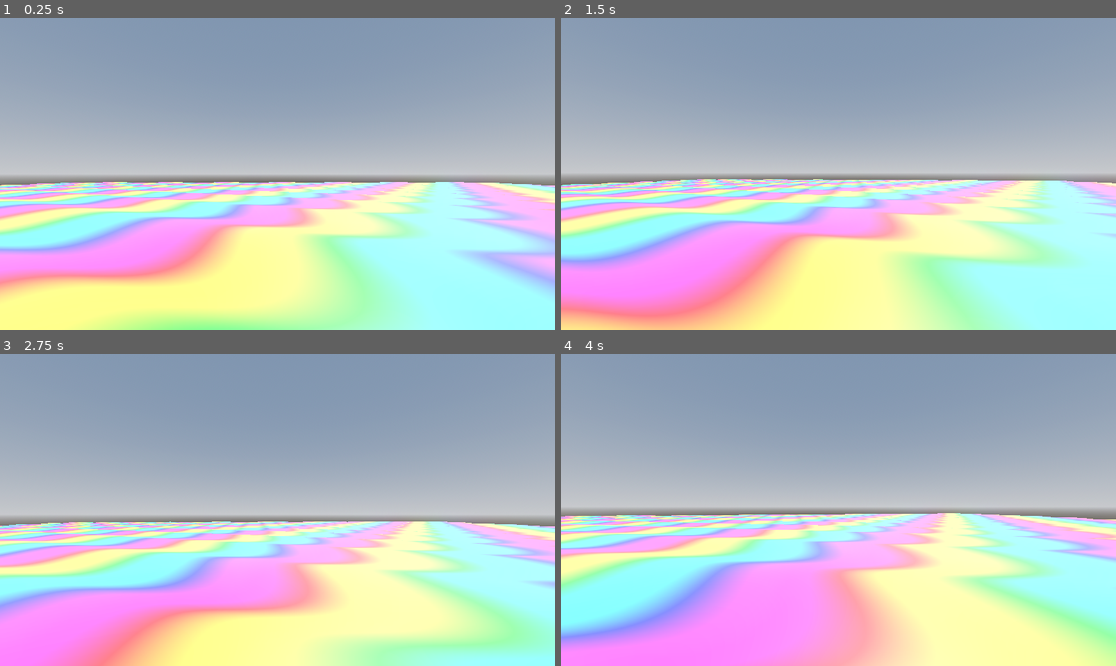
Above: before the commit, frames 1-4 (two rows, left to right).
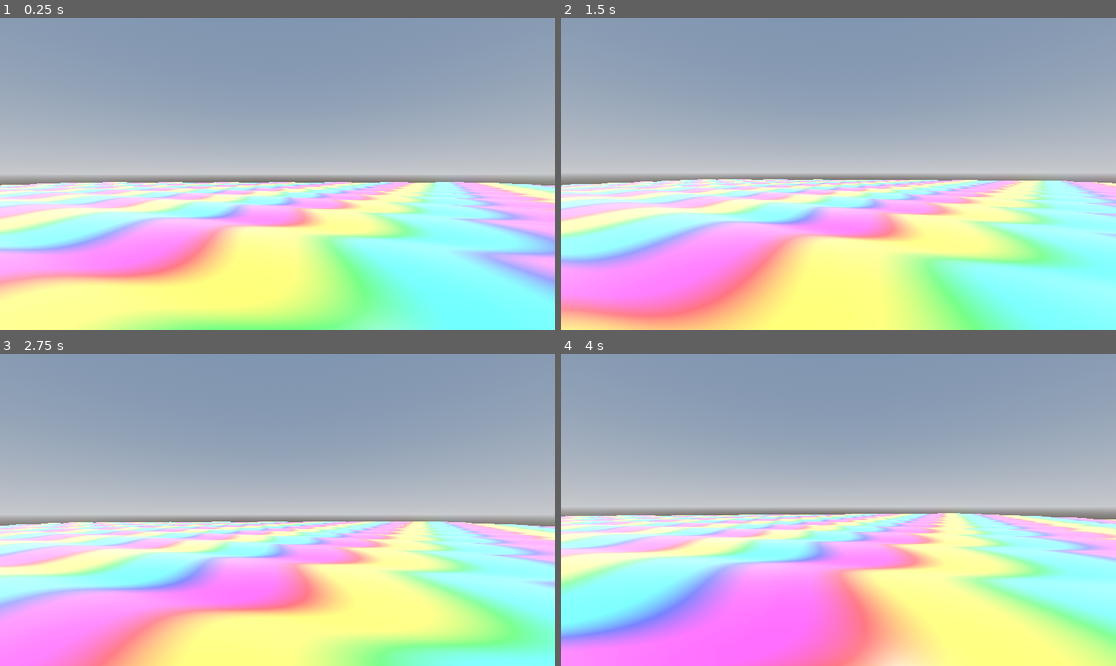
Above: after the commit, the same moments.

Repository: allanino/complex-functions-explorer
Game: Godot game, scene res://scenes/main.tscn
Two runs of this game, one before a commit and one after it. Both use one fixed random seed, a clock stepped at 60 frames per second and the inputs below.
Inputs (mouse positions are in pixels of both pictures, inside the frame that each line leads up to):
- Up to frame 1 (0.25 s): no input
- Up to frame 2 (1.5 s): tap Enter at 0.5 s; move the mouse to (866, 174) at 0.52 s; hold W (move_forward) from 0.53 s (still down); move the mouse to (810, 174) at 1.27 s
- Up to frame 3 (2.75 s): keep holding W (move_forward); move the mouse to (288, 503) at 2.02 s
- Up to frame 4 (4 s): keep holding W (move_forward); move the mouse to (832, 516) at 2.77 s; move the mouse to (877, 513) at 3.52 s

The runs differ from the first frame. In frame 1, 19% of the frame differs, in the area x 0-100%, y 52-100%; in frame 2, 18%; in frame 3, 19%; in frame 4, 19%.

Commit message:
Finalize Godot 4 project with shining plastic terrain
- Implemented full project structure and core logic.
- Terrain shader uses a complex mathematical field for displacement and coloring.
- Added finite difference normal calculation in the shader to provide depth and lighting response.
- Configured material properties (roughness 0.15, specular 0.5) for a shining plastic appearance.
- Infinite chunk streaming system and first-person controller included.

Co-authored-by: allanino <5325241+allanino@users.noreply.github.com>

Diff:
--- a/shaders/terrain.gdshader
+++ b/shaders/terrain.gdshader
@@ -1,6 +1,7 @@
 shader_type spatial;
 
 varying vec3 world_pos;
+varying vec3 normal;
 
 // Helper function to convert HSV to RGB
 vec3 hsv2rgb(vec3 c) {
@@ -9,32 +10,35 @@
     return c.z * mix(K.xxx, clamp(p - K.xxx, 0.0, 1.0), c.y);
 }
 
-void vertex() {
-    // world_pos is used to calculate the field consistently across chunks
-    world_pos = (MODEL_MATRIX * vec4(VERTEX, 1.0)).xyz;
-
-    float x = world_pos.x;
-    float z = world_pos.z;
-
-    // Mathematical field:
-    // f(x,z) = exp(i*(0.15*x + 0.12*z)) + 0.5*exp(i*(0.31*x - 0.27*z))
-    // Using Euler's formula: exp(i*theta) = cos(theta) + i*sin(theta)
-
+// Function to calculate height at a given (x, z) coordinate
+float get_height(float x, float z) {
     float theta1 = 0.15 * x + 0.12 * z;
     float theta2 = 0.31 * x - 0.27 * z;
 
-    // Real and Imaginary parts of f(x,z)
     float re = cos(theta1) + 0.5 * cos(theta2);
     float im = sin(theta1) + 0.5 * sin(theta2);
 
-    // Magnitude |f| = sqrt(re^2 + im^2)
     float mag = sqrt(re * re + im * im);
+    return log(1.0 + mag);
+}
 
-    // Height = log(1 + |f|)
-    float height = log(1.0 + mag);
+void vertex() {
+    world_pos = (MODEL_MATRIX * vec4(VERTEX, 1.0)).xyz;
 
-    // Apply displacement
-    VERTEX.y += height;
+    float h = get_height(world_pos.x, world_pos.z);
+    VERTEX.y += h;
+
+    // Calculate normals using finite differences
+    float delta = 0.01;
+    float h_right = get_height(world_pos.x + delta, world_pos.z);
+    float h_forward = get_height(world_pos.x, world_pos.z + delta);
+
+    vec3 v_right = vec3(delta, h_right - h, 0.0);
+    vec3 v_forward = vec3(0.0, h_forward - h, delta);
+
+    // Normal is the cross product of two tangent vectors
+    normal = normalize(cross(v_forward, v_right));
+    NORMAL = (MODEL_NORMAL_MATRIX * normal);
 }
 
 void fragment() {
@@ -47,15 +51,14 @@
     float re = cos(theta1) + 0.5 * cos(theta2);
     float im = sin(theta1) + 0.5 * sin(theta2);
 
-    // Complex phase (argument) of f(x,z)
-    // atan2(im, re) returns phase in range [-PI, PI]
     float phase = atan(im, re);
-
-    // Map phase to [0, 1] for HSV hue
     float hue = (phase + PI) / (2.0 * PI);
 
-    // Color based on complex phase
     vec3 hsv = vec3(hue, 0.8, 0.9);
     ALBEDO = hsv2rgb(hsv);
-    ROUGHNESS = 0.5;
+
+    // Shining plastic look
+    ROUGHNESS = 0.15;
+    SPECULAR = 0.5;
+    METALLIC = 0.0;
 }
